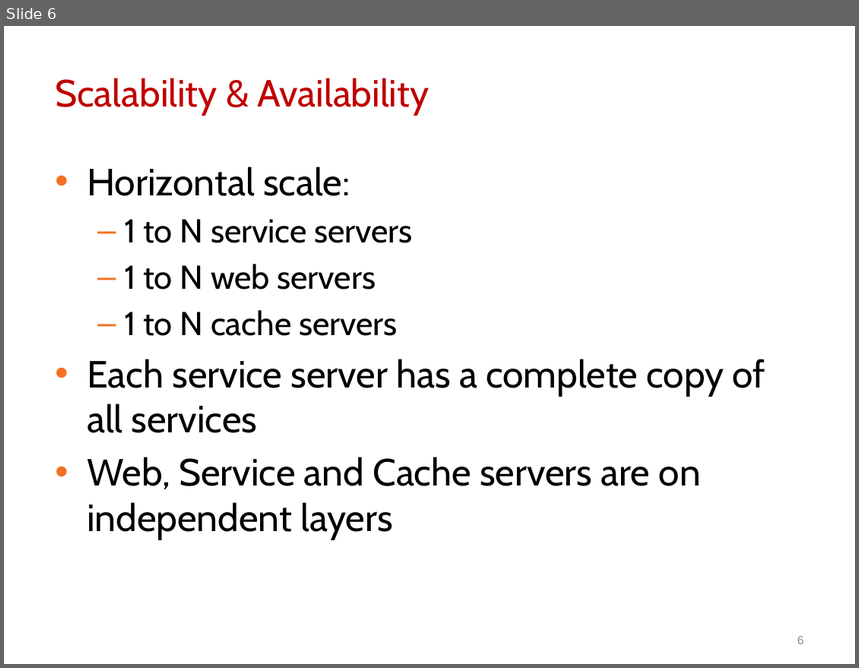
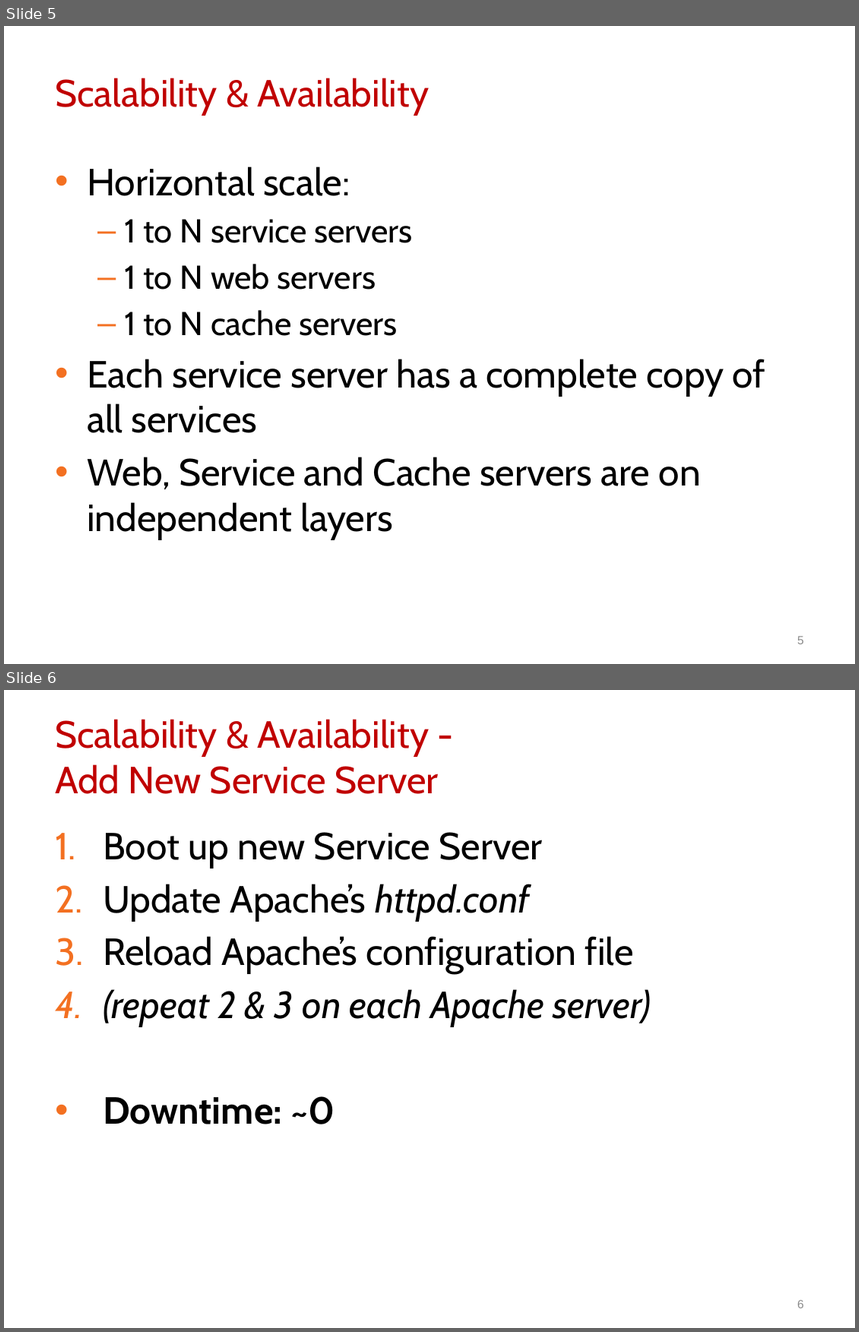
Before and after one commit to btnguyen2k/btnguyen2k-personal, a slide deck: vng-ip/NewIP/docs/Design/NewIP.pptx. Shown one above the other, each under a label of ours: slide 6 before the commit, slides 5 and 6 after it. The pictures are 859x668 and 859x1332 pixels, drawn with LibreOffice and Linux fonts; fonts in the diff are those of the drawing; background and template pictures are left out. Boxes give left, top, right and bottom in pixels: in the first picture for what was removed or moved away, otherwise in the second. Text is boxed around its words. In the diff, an @@ line names an element or a change of style, - is before the commit and + after.

```diff
--- a/vng-ip/NewIP/docs/Design/NewIP.pptx
+++ b/vng-ip/NewIP/docs/Design/NewIP.pptx
@@ slide 6 added at (x1=4, y1=690, x2=855, y2=1328), background picture (left out) @@
@@ title added at (x1=55, y1=719, x2=438, y2=794), 32 pt, text #C00000 @@
+Scalability & Availability -
+Add New Service Server
@@ text added at (x1=103, y1=832, x2=651, y2=1125), 32 pt, text #000000 @@
+1. Boot up new Service Server
+2. Update Apache’s httpd.conf
+3. Reload Apache’s configuration file
+4. (repeat 2 & 3 on each Apache server)
+• Downtime: ~0
@@ page number added at (x1=797, y1=1300, x2=804, y2=1309), 10 pt, text #8C8C8C @@
+6
@@ what was slide 6 is now slide 5 @@
```
Also in this commit, not shown: 4 slides changed, 4 other slides added, 1 other file.
